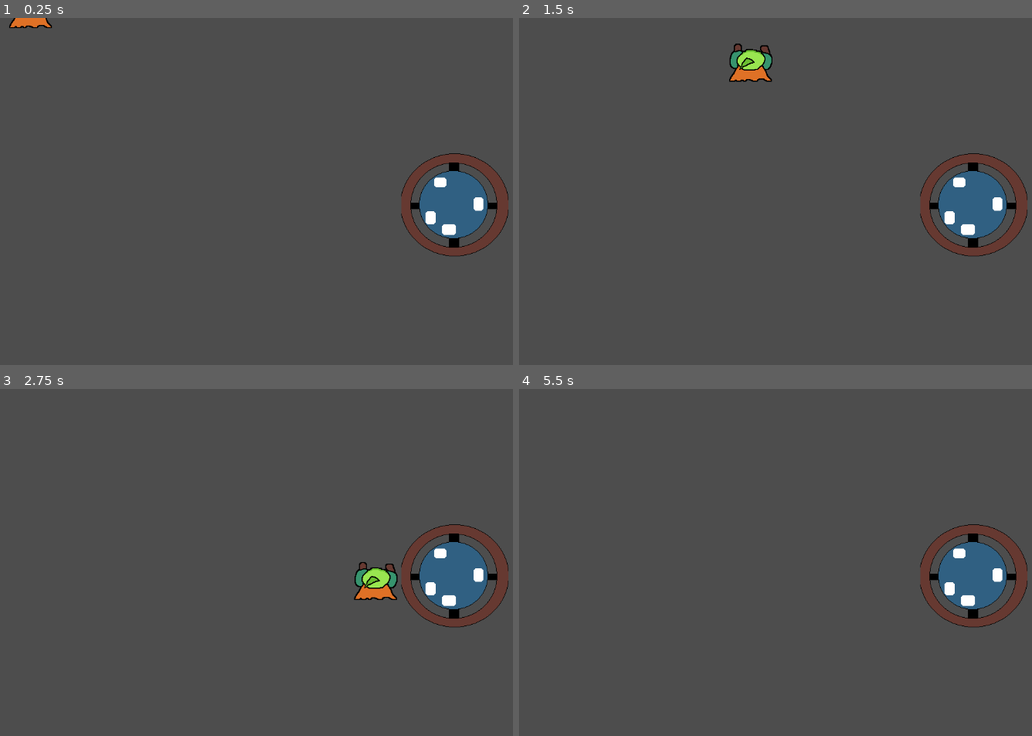
Above: before the commit, frames 1-4 (two rows, left to right).
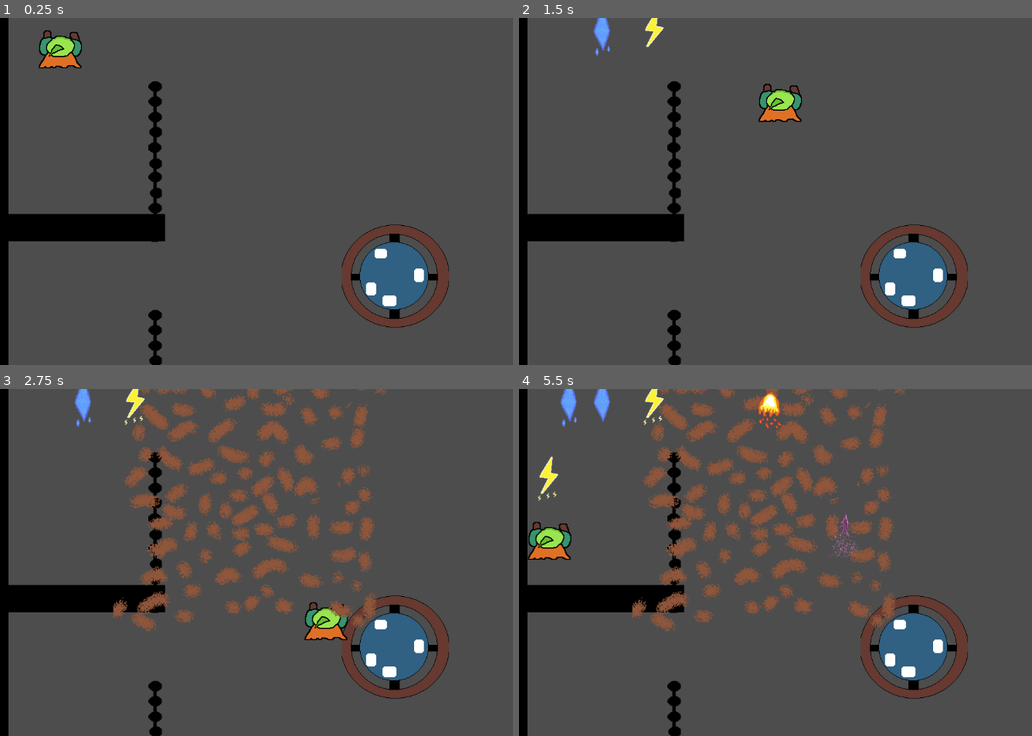
Above: after the commit, the same moments.

Repository: BruhCoVr/Calgary-Hacks-2024
Game: Godot game, scene res://maps/cellblock.tscn
Two runs of this game, one before a commit and one after it. Both use one fixed random seed, a clock stepped at 60 frames per second and the inputs below. This scene is started directly instead of the project's main scene.
Inputs:
- Up to frame 1 (0.25 s): no input
- Up to frame 2 (1.5 s): tap Enter at 0.5 s; hold D (right) 0.53-1.28 s; tap 1 (spell1) at 0.6 s; tap 2 (spell2) at 0.8, 1.35 s; hold S (down) from 1.28 s (still down)
- Up to frame 3 (2.75 s): tap 3 (spell3) at 1.55, 2.1 s; release S (down) at 2.03 s; hold D (right) from 2.03 s (still down); tap 4 (spell4) at 2.3 s
- Up to frame 4 (5.5 s): release D (right) at 2.78 s; hold W (up) 2.78-3.53 s; tap 4 (spell4) at 2.85 s; tap 5 (spell5) at 3.05, 3.6 s; hold A (left) 3.53-5.03 s; tap 6 (spell6) at 3.8, 4.35 s; tap 1 (spell1) at 4.55, 5.1 s; hold S (down) from 5.03 s (still down); tap 2 (spell2) at 5.3 s

The runs differ from the first frame. In frame 1, 14% of the frame differs, in the area x 0-100%, y 0-100%; in frame 2, 15%; in frame 3, 23%; in frame 4, 23%.

Commit message:
did spells ish

Diff:
--- a/characters/player.gd
+++ b/characters/player.gd
@@ -1,6 +1,11 @@
 extends CharacterBody2D
 @onready var animation = $Sprite2D/AnimationPlayer
-
+signal ice(pos)
+signal lightning(pos)
+signal earth
+signal fire(pos)
+signal magicmissle(pos)
+signal stun(pos)
 var can_spell1: bool = true
 var can_spell2: bool = true
 var can_spell3: bool = true
@@ -37,28 +42,34 @@
 
 	if Input.is_action_just_pressed("spell1")and can_spell1:
 		can_spell1 = false
-		print("spell one shot")
+		var shooting = $shooting
 		$icereload.start()
+		ice.emit(shooting.global_position)
 	if Input.is_action_just_pressed("spell2") and can_spell2:
 		can_spell2= false
-		print("spell one shot")
+		var shooting = $shooting
 		$lightningreload.start()
+		lightning.emit(shooting.global_position)
 	if Input.is_action_just_pressed("spell3") and can_spell3:
 		can_spell3 = false
 		print("spell one shot")
 		$earthaoereload.start()
+		earth.emit()
 	if Input.is_action_just_pressed("spell4")and can_spell4:
 		can_spell4 = false
-		print("spell one shot")
+		var shooting = $shooting
 		$stunreload.start()
+		stun.emit(shooting.global_position)
 	if Input.is_action_just_pressed("spell5")and can_spell5:
 		can_spell5 = false
-		print("spell one shot")
+		var shooting = $shooting
 		$magicmisslereload.start()
+		magicmissle.emit(shooting.global_position)
 	if Input.is_action_just_pressed("spell6")and can_spell6:
 		can_spell6 = false
-		print("spell one shot")
+		var shooting = $shooting
 		$fireballreload.start()
+		fire.emit(shooting.global_position)
 
 
 func _on_timer_timeout():
--- a/characters/player.tscn
+++ b/characters/player.tscn
@@ -41,8 +41,8 @@
 "player walk": SubResource("Animation_mwrnf")
 }
 
-[sub_resource type="RectangleShape2D" id="RectangleShape2D_jv1kb"]
-size = Vector2(100, 78)
+[sub_resource type="CircleShape2D" id="CircleShape2D_lalm1"]
+radius = 41.0488
 
 [node name="Player" type="CharacterBody2D"]
 script = ExtResource("1_pd75c")
@@ -59,19 +59,13 @@
 
 [node name="CollisionPolygon2D" type="CollisionShape2D" parent="."]
 position = Vector2(13, 8)
-shape = SubResource("RectangleShape2D_jv1kb")
-
-[node name="icereload" type="Timer" parent="."]
-wait_time = 2.0
-one_shot = true
+shape = SubResource("CircleShape2D_lalm1")
 
 [node name="lightningreload" type="Timer" parent="."]
 one_shot = true
 
-[node name="earthaoereload" type="Timer" parent="."]
-one_shot = true
-
-[node name="fireballreload" type="Timer" parent="."]
+[node name="icereload" type="Timer" parent="."]
+wait_time = 2.0
 one_shot = true
 
 [node name="magicmisslereload" type="Timer" parent="."]
@@ -80,9 +74,20 @@
 [node name="stunreload" type="Timer" parent="."]
 one_shot = true
 
+[node name="fireballreload" type="Timer" parent="."]
+one_shot = true
+
+[node name="earthaoereload" type="Timer" parent="."]
+one_shot = true
+
+[node name="reloadtimers" type="Node2D" parent="."]
+
+[node name="shooting" type="Marker2D" parent="."]
+position = Vector2(13, -30)
+
+[connection signal="timeout" from="lightningreload" to="." method="_on_timer_2_timeout"]
 [connection signal="timeout" from="icereload" to="." method="_on_timer_timeout"]
-[connection signal="timeout" from="lightningreload" to="." method="_on_timer_2_timeout"]
-[connection signal="timeout" from="earthaoereload" to="." method="_on_timer_3_timeout"]
-[connection signal="timeout" from="fireballreload" to="." method="_on_timer_4_timeout"]
 [connection signal="timeout" from="magicmisslereload" to="." method="_on_timer_5_timeout"]
 [connection signal="timeout" from="stunreload" to="." method="_on_timer_6_timeout"]
+[connection signal="timeout" from="fireballreload" to="." method="_on_timer_4_timeout"]
+[connection signal="timeout" from="earthaoereload" to="." method="_on_timer_3_timeout"]
--- /dev/null
+++ b/maps/background.tscn
@@ -0,0 +1,17 @@
+[gd_scene load_steps=3 format=3 uid="uid://cyexjbmdsxh33"]
+
+[ext_resource type="Texture2D" uid="uid://c2rgjel0jnjme" path="res://Sprites/Sprite-blackbackground.png" id="1_mms5f"]
+
+[sub_resource type="RectangleShape2D" id="RectangleShape2D_crlmd"]
+size = Vector2(59, 26)
+
+[node name="Background" type="StaticBody2D"]
+
+[node name="Sprite2D" type="Sprite2D" parent="."]
+position = Vector2(1, 1)
+scale = Vector2(58.5, 25.5)
+texture = ExtResource("1_mms5f")
+
+[node name="CollisionShape2D" type="CollisionShape2D" parent="."]
+position = Vector2(1, 1)
+shape = SubResource("RectangleShape2D_crlmd")
--- a/maps/cellblock.gd
+++ b/maps/cellblock.gd
@@ -1,11 +1,40 @@
 extends Area2D
 
 
-# Called when the node enters the scene tree for the first time.
-func _ready():
-	pass # Replace with function body.
+var fireball_scene = preload("res://spells/fireball.tscn")
+var magicmissle_scene = preload("res://spells/magicmissle.tscn")
+var lightning_scene = preload("res://spells/lightning.tscn")
+var earthaoe_scene = preload("res://spells/earthaoe.tscn")
+var ice_scene = preload("res://spells/ice.tscn")
+var stun_scene = preload("res://spells/stun.tscn")
 
 
-# Called every frame. 'delta' is the elapsed time since the previous frame.
-func _process(delta):
-	pass
+func _on_player_ice(pos):
+	var ice = ice_scene.instantiate()
+	ice.position = pos
+	add_child(ice)
+
+func _on_player_magicmissle(pos):
+	var magicmissle = magicmissle_scene.instantiate()
+	magicmissle.position = pos
+	add_child(magicmissle)
+
+func _on_player_fire(pos):
+	var fireball = fireball_scene.instantiate()
+	fireball.position = pos
+	add_child(fireball)
+
+func _on_player_earth():
+	var earthaoe = earthaoe_scene.instantiate()
+	earthaoe.position = $Player.position
+	add_child(earthaoe)
+
+func _on_player_lightning(pos):
+	var lightning = lightning_scene.instantiate()
+	lightning.position = pos
+	add_child(lightning)
+
+func _on_player_stun(pos):
+	var stun = stun_scene.instantiate()
+	stun.position = pos
+	add_child(stun)
--- a/maps/cellblock.tscn
+++ b/maps/cellblock.tscn
@@ -1,24 +1,72 @@
-[gd_scene load_steps=5 format=3 uid="uid://c3gdo5e1ta603"]
+[gd_scene load_steps=8 format=3 uid="uid://c3gdo5e1ta603"]
 
 [ext_resource type="PackedScene" uid="uid://t5gsajylibsm" path="res://characters/player.tscn" id="1_gc28x"]
 [ext_resource type="Script" path="res://maps/cellblock.gd" id="1_r7rrj"]
 [ext_resource type="PackedScene" uid="uid://cykrg4tm6vk6f" path="res://objects/table.tscn" id="2_vybxd"]
+[ext_resource type="PackedScene" uid="uid://cyexjbmdsxh33" path="res://maps/background.tscn" id="2_y6cgq"]
+[ext_resource type="PackedScene" uid="uid://bw2b54hg37cpw" path="res://objects/node_2d.tscn" id="3_ixwq0"]
+[ext_resource type="PackedScene" uid="uid://dtffik1i666f" path="res://objects/door.tscn" id="4_3koly"]
 
 [sub_resource type="RectangleShape2D" id="RectangleShape2D_ta4j4"]
-size = Vector2(1749.88, 2027.31)
+size = Vector2(506, 116)
 
 [node name="Cellblock" type="Area2D"]
 script = ExtResource("1_r7rrj")
 
+[node name="Node2D" parent="." instance=ExtResource("2_vybxd")]
+position = Vector2(738, 486)
+
 [node name="CollisionShape2D" type="CollisionShape2D" parent="."]
-position = Vector2(878, 1022)
+position = Vector2(-635, 735)
 shape = SubResource("RectangleShape2D_ta4j4")
 
+[node name="table" parent="." instance=ExtResource("2_vybxd")]
+position = Vector2(463, 927)
+
 [node name="Player" parent="." instance=ExtResource("1_gc28x")]
-position = Vector2(45, -25)
+position = Vector2(100, 50)
 
-[node name="table" parent="." instance=ExtResource("2_vybxd")]
-position = Vector2(839, 919)
+[node name="Node2D2" type="Node2D" parent="."]
 
-[node name="Node2D" parent="." instance=ExtResource("2_vybxd")]
-position = Vector2(849, 353)
+[node name="Background4" parent="Node2D2" instance=ExtResource("2_y6cgq")]
+position = Vector2(157, 390)
+scale = Vector2(5, 2)
+
+[node name="jailwall" parent="Node2D2/Background4" instance=ExtResource("3_ixwq0")]
+position = Vector2(26.6, -61)
+scale = Vector2(0.25, 0.5)
+
+[node name="Background5" parent="Node2D2" instance=ExtResource("2_y6cgq")]
+position = Vector2(157, 817)
+scale = Vector2(5, 2)
+
+[node name="jailwall" parent="Node2D2/Background5" instance=ExtResource("3_ixwq0")]
+position = Vector2(26.6, -61)
+scale = Vector2(0.25, 0.5)
+
+[node name="Door" parent="Node2D2" instance=ExtResource("4_3koly")]
+position = Vector2(791, 2439)
+rotation = -1.5708
+scale = Vector2(2, 3.75)
+
+[node name="Background2" parent="Node2D2" instance=ExtResource("2_y6cgq")]
+position = Vector2(-14, 1120)
+scale = Vector2(1, 100)
+
+[node name="Background2" parent="Node2D2/Background2" instance=ExtResource("2_y6cgq")]
+position = Vector2(1792, 0.0100001)
+
+[node name="Background" parent="Node2D2" instance=ExtResource("2_y6cgq")]
+position = Vector2(852, -32)
+scale = Vector2(30, 2)
+
+[node name="Background3" parent="Node2D2" instance=ExtResource("2_y6cgq")]
+position = Vector2(843, 2467)
+scale = Vector2(30, 2)
+
+[connection signal="earth" from="Player" to="." method="_on_player_earth"]
+[connection signal="fire" from="Player" to="." method="_on_player_fire"]
+[connection signal="ice" from="Player" to="." method="_on_player_ice"]
+[connection signal="lightning" from="Player" to="." method="_on_player_lightning"]
+[connection signal="magicmissle" from="Player" to="." method="_on_player_magicmissle"]
+[connection signal="stun" from="Player" to="." method="_on_player_stun"]
--- a/objects/node_2d.tscn
+++ b/objects/node_2d.tscn
@@ -5,7 +5,7 @@
 [sub_resource type="RectangleShape2D" id="RectangleShape2D_lmawy"]
 size = Vector2(20, 299)
 
-[node name="Node2D" type="StaticBody2D"]
+[node name="jailwall" type="StaticBody2D"]
 
 [node name="Sprite2D" type="Sprite2D" parent="."]
 texture = ExtResource("1_1na7e")
--- a/spells/earthaoe.tscn
+++ b/spells/earthaoe.tscn
@@ -1,11 +1,12 @@
-[gd_scene load_steps=5 format=3 uid="uid://ce0cm75vf0qss"]
+[gd_scene load_steps=6 format=3 uid="uid://ce0cm75vf0qss"]
 
 [ext_resource type="Script" path="res://spells/earthaoe.gd" id="1_k3apg"]
-[ext_resource type="Texture2D" uid="uid://cdgxs4swlctm6" path="res://Sprites/Sprite-earthaoe.png" id="1_teh36"]
+[ext_resource type="Texture2D" uid="uid://dn7w1k8e83bvq" path="res://Sprites/Sprite-earthaoe.png" id="1_teh36"]
 
 [sub_resource type="Animation" id="Animation_e1mia"]
 resource_name = "earth"
 length = 0.2
+loop_mode = 1
 tracks/0/type = "value"
 tracks/0/imported = false
 tracks/0/enabled = true
@@ -24,10 +25,15 @@
 "earth": SubResource("Animation_e1mia")
 }
 
-[node name="Earthaoe" type="Node2D"]
+[sub_resource type="RectangleShape2D" id="RectangleShape2D_c4tmn"]
+size = Vector2(688.25, 690.75)
+
+[node name="Earthaoe" type="Area2D"]
 script = ExtResource("1_k3apg")
 
 [node name="Sprite2D" type="Sprite2D" parent="."]
+position = Vector2(-1, 0)
+scale = Vector2(0.75, 0.75)
 texture = ExtResource("1_teh36")
 hframes = 2
 frame = 1
@@ -36,3 +42,8 @@
 libraries = {
 "": SubResource("AnimationLibrary_l8o1e")
 }
+
+[node name="CollisionShape2D" type="CollisionShape2D" parent="."]
+position = Vector2(-9.125, 3.375)
+scale = Vector2(0.75, 0.75)
+shape = SubResource("RectangleShape2D_c4tmn")
--- a/spells/fireball.gd
+++ b/spells/fireball.gd
@@ -1,10 +1,9 @@
-extends Node2D
-
+extends Area2D
+@onready var animation = $Sprite2D/AnimationPlayer
 
 # Called when the node enters the scene tree for the first time.
 func _ready():
-	pass # Replace with function body.
-
+	animation.play("fire")
 
 # Called every frame. 'delta' is the elapsed time since the previous frame.
 func _process(delta):
--- a/spells/fireball.tscn
+++ b/spells/fireball.tscn
@@ -6,6 +6,7 @@
 [sub_resource type="Animation" id="Animation_bbipk"]
 resource_name = "fire"
 length = 0.3
+loop_mode = 1
 tracks/0/type = "value"
 tracks/0/imported = false
 tracks/0/enabled = true
@@ -24,10 +25,15 @@
 "fire": SubResource("Animation_bbipk")
 }
 
-[node name="Fireball" type="Node2D"]
+[sub_resource type="CircleShape2D" id="CircleShape2D_ty6oj"]
+radius = 15.0
+
+[node name="Fireball" type="Area2D"]
 script = ExtResource("1_0mqaq")
 
 [node name="Sprite2D" type="Sprite2D" parent="."]
+position = Vector2(-8, 11)
+rotation = -1.5708
 texture = ExtResource("1_2vgkj")
 hframes = 3
 frame = 2
@@ -36,3 +42,7 @@
 libraries = {
 "": SubResource("AnimationLibrary_63mcm")
 }
+
+[node name="CollisionShape2D" type="CollisionShape2D" parent="."]
+position = Vector2(2, 2)
+shape = SubResource("CircleShape2D_ty6oj")
--- a/spells/ice.gd
+++ b/spells/ice.gd
@@ -1,9 +1,9 @@
-extends Node2D
-
+extends Area2D
+@onready var animation = $Sprite2D/AnimationPlayer
 
 # Called when the node enters the scene tree for the first time.
 func _ready():
-	pass # Replace with function body.
+	animation.play("ice")
 
 
 # Called every frame. 'delta' is the elapsed time since the previous frame.
--- a/spells/ice.tscn
+++ b/spells/ice.tscn
@@ -1,11 +1,12 @@
-[gd_scene load_steps=5 format=3 uid="uid://d07nvw3byehas"]
+[gd_scene load_steps=6 format=3 uid="uid://d07nvw3byehas"]
 
 [ext_resource type="Script" path="res://spells/ice.gd" id="1_f30ob"]
-[ext_resource type="Texture2D" uid="uid://bm3jhspx8hqu5" path="res://Sprites/Sprite-iceattack.png" id="2_r2d87"]
+[ext_resource type="Texture2D" uid="uid://dqvwvsh4die2x" path="res://Sprites/Sprite-iceattack.png" id="2_r2d87"]
 
 [sub_resource type="Animation" id="Animation_08xnc"]
 resource_name = "ice"
 length = 0.3
+loop_mode = 1
 tracks/0/type = "value"
 tracks/0/imported = false
 tracks/0/enabled = true
@@ -24,10 +25,14 @@
 "ice": SubResource("Animation_08xnc")
 }
 
-[node name="Ice" type="Node2D"]
+[sub_resource type="CapsuleShape2D" id="CapsuleShape2D_hjgx5"]
+height = 72.0
+
+[node name="Ice" type="Area2D"]
 script = ExtResource("1_f30ob")
 
 [node name="Sprite2D" type="Sprite2D" parent="."]
+position = Vector2(0, 1)
 texture = ExtResource("2_r2d87")
 hframes = 3
 frame = 2
@@ -36,3 +41,7 @@
 libraries = {
 "": SubResource("AnimationLibrary_yk3wl")
 }
+
+[node name="CollisionShape2D" type="CollisionShape2D" parent="."]
+position = Vector2(0, -5)
+shape = SubResource("CapsuleShape2D_hjgx5")
--- /dev/null
+++ b/spells/lightning.gd
@@ -0,0 +1,11 @@
+extends Area2D
+@onready var animation = $Sprite2D/AnimationPlayer
+
+# Called when the node enters the scene tree for the first time.
+func _ready():
+	animation.play("lightning")
+
+
+# Called every frame. 'delta' is the elapsed time since the previous frame.
+func _process(delta):
+	pass
--- a/spells/lightning.tscn
+++ b/spells/lightning.tscn
@@ -1,3 +1,46 @@
-[gd_scene format=3 uid="uid://cwyccpa5gtnyl"]
+[gd_scene load_steps=6 format=3 uid="uid://cwyccpa5gtnyl"]
 
-[node name="Lightning" type="Node2D"]
+[ext_resource type="Script" path="res://spells/lightning.gd" id="1_u288t"]
+[ext_resource type="Texture2D" uid="uid://ca7k0mdhsk8sh" path="res://Sprites/Sprite-lightning.png" id="2_0twwj"]
+
+[sub_resource type="Animation" id="Animation_yux4o"]
+resource_name = "lightning"
+length = 0.3
+loop_mode = 1
+tracks/0/type = "value"
+tracks/0/imported = false
+tracks/0/enabled = true
+tracks/0/path = NodePath(".:frame")
+tracks/0/interp = 1
+tracks/0/loop_wrap = true
+tracks/0/keys = {
+"times": PackedFloat32Array(0, 0.1, 0.2),
+"transitions": PackedFloat32Array(1, 1, 1),
+"update": 1,
+"values": [0, 1, 2]
+}
+
+[sub_resource type="AnimationLibrary" id="AnimationLibrary_jt6cs"]
+_data = {
+"lightning": SubResource("Animation_yux4o")
+}
+
+[sub_resource type="CapsuleShape2D" id="CapsuleShape2D_xps0l"]
+radius = 16.0
+height = 62.0
+
+[node name="Lightning" type="Area2D"]
+script = ExtResource("1_u288t")
+
+[node name="Sprite2D" type="Sprite2D" parent="."]
+texture = ExtResource("2_0twwj")
+hframes = 3
+frame = 2
+
+[node name="AnimationPlayer" type="AnimationPlayer" parent="Sprite2D"]
+libraries = {
+"": SubResource("AnimationLibrary_jt6cs")
+}
+
+[node name="CollisionShape2D" type="CollisionShape2D" parent="."]
+shape = SubResource("CapsuleShape2D_xps0l")
--- a/spells/magicmissle.gd
+++ b/spells/magicmissle.gd
@@ -1,9 +1,9 @@
-extends Node2D
-
+extends Area2D
+@onready var animation = $Sprite2D/AnimationPlayer
 
 # Called when the node enters the scene tree for the first time.
 func _ready():
-	pass # Replace with function body.
+	animation.play("magic")
 
 
 # Called every frame. 'delta' is the elapsed time since the previous frame.
--- a/spells/magicmissle.tscn
+++ b/spells/magicmissle.tscn
@@ -6,6 +6,7 @@
 [sub_resource type="Animation" id="Animation_soprh"]
 resource_name = "magic"
 length = 0.3
+loop_mode = 1
 tracks/0/type = "value"
 tracks/0/imported = false
 tracks/0/enabled = true
@@ -24,10 +25,14 @@
 "magic": SubResource("Animation_soprh")
 }
 
-[node name="Magicmissle" type="Node2D"]
+[sub_resource type="CapsuleShape2D" id="CapsuleShape2D_ive5j"]
+radius = 7.0
+
+[node name="Magicmissle" type="Area2D"]
 script = ExtResource("1_bvnuc")
 
 [node name="Sprite2D" type="Sprite2D" parent="."]
+position = Vector2(7, 11)
 texture = ExtResource("2_06s6y")
 hframes = 3
 frame = 2
@@ -36,3 +41,7 @@
 libraries = {
 "": SubResource("AnimationLibrary_848iv")
 }
+
+[node name="CollisionShape2D" type="CollisionShape2D" parent="."]
+position = Vector2(-1, -2)
+shape = SubResource("CapsuleShape2D_ive5j")
Not shown, changed: Sprites/Sprite-iceattack.png.import
Not shown, changed: Sprites/Sprite-lightning.png.import
Not shown: 1 places in spells/fireball.tscn that only renumber resources
Not shown: 1 places in spells/magicmissle.tscn that only renumber resources
